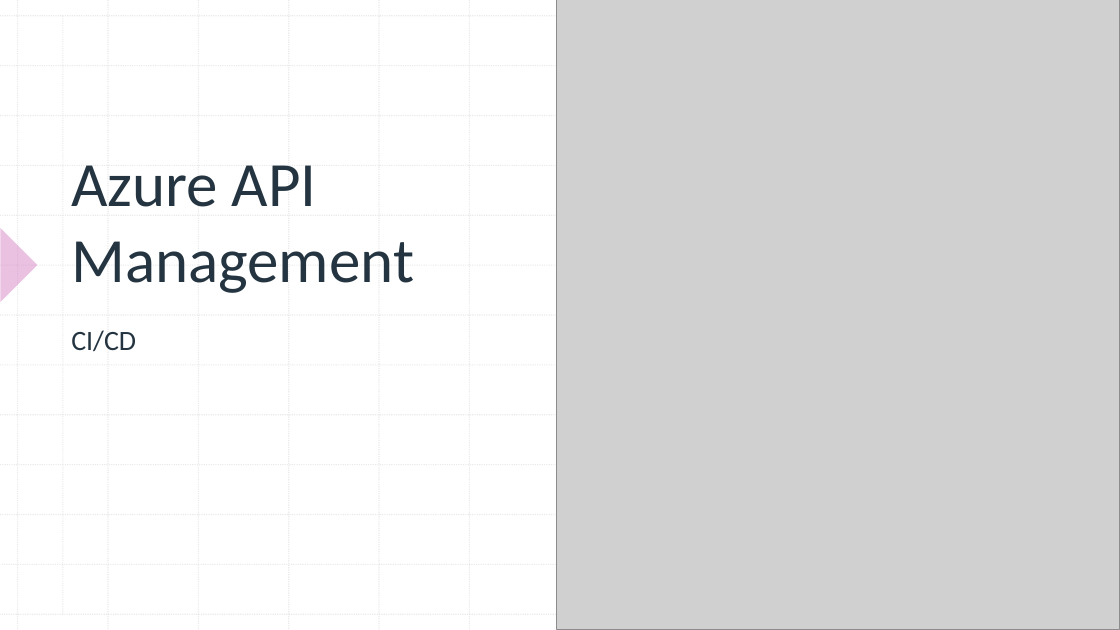
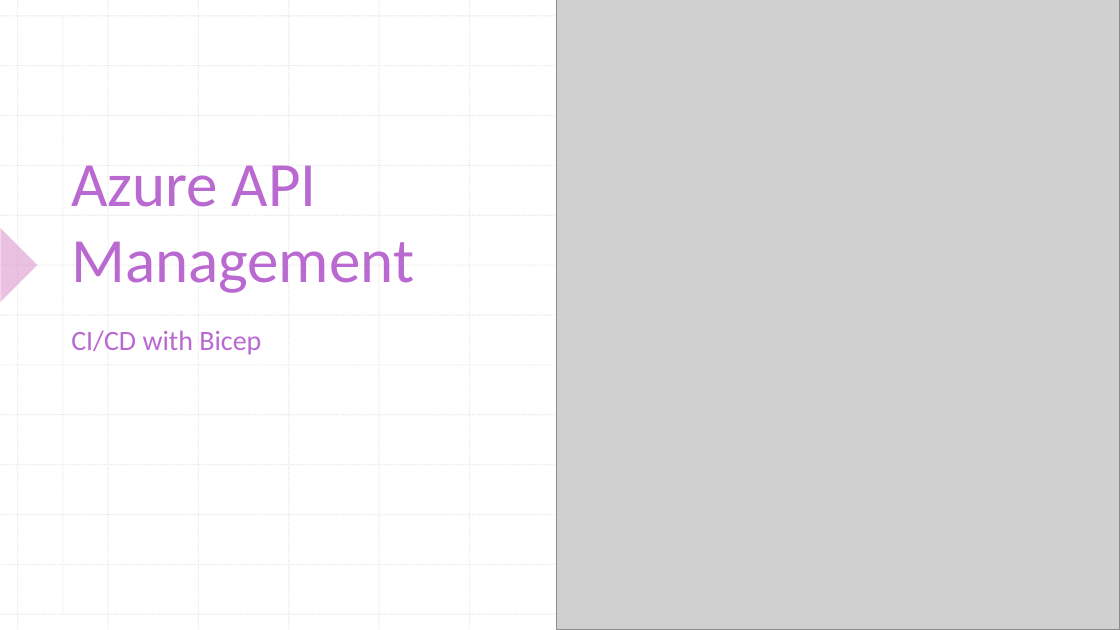
Before and after one commit to platonarash2/apim-ci-cd, a slide deck: slide 1 of Azure API Management - CI-CD-Bicep.pptx. Drawn at 1120x630 pixels with LibreOffice and Linux fonts; fonts in the diff are those of the drawing; grey boxes stand for pictures. Boxes give left, top, right and bottom in pixels: in the first picture for what was removed or moved away, otherwise in the second. Text is boxed around its words. In the diff, an @@ line names an element or a change of style, - is before the commit and + after.

```diff
--- a/Azure API Management - CI-CD-Bicep.pptx
+++ b/Azure API Management - CI-CD-Bicep.pptx
@@ title "Azure API Management" at <box>71,165,414,293</box>: text colour #243541 to #B969D0 @@
@@ subtitle at <box>71,330,261,355</box>: text changed; text colour #243541 to #B969D0 @@
-CI/CD
+CI/CD with Bicep
```
Also in this commit, not shown: 1 other file.
